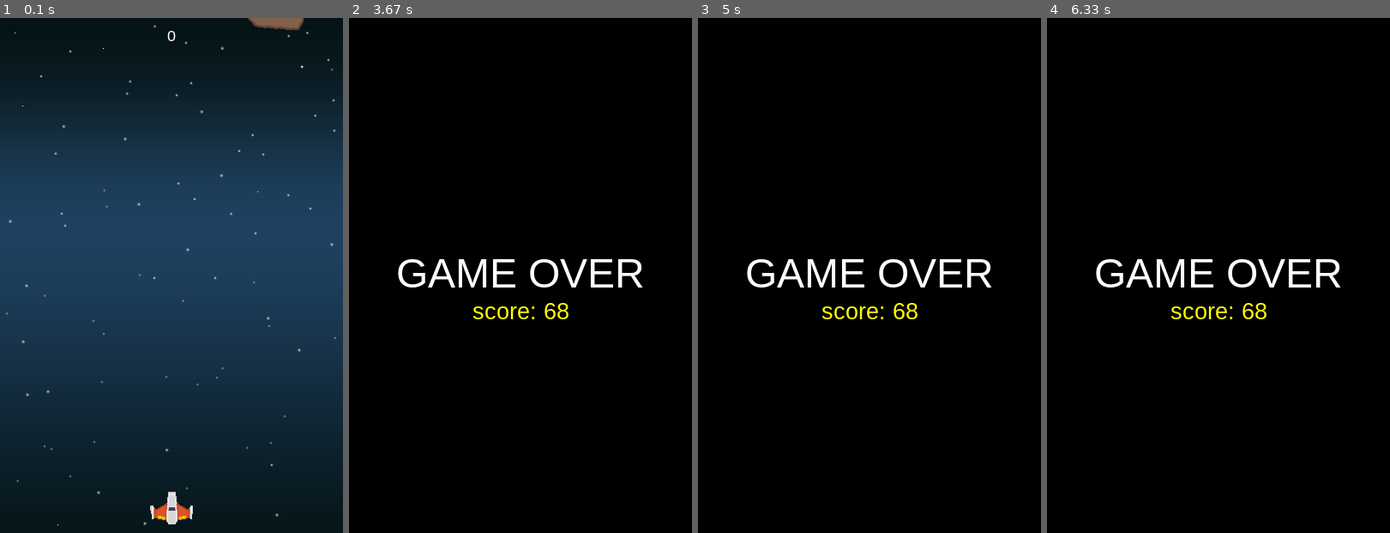
Above: before the commit, frames 1-4 (left to right).
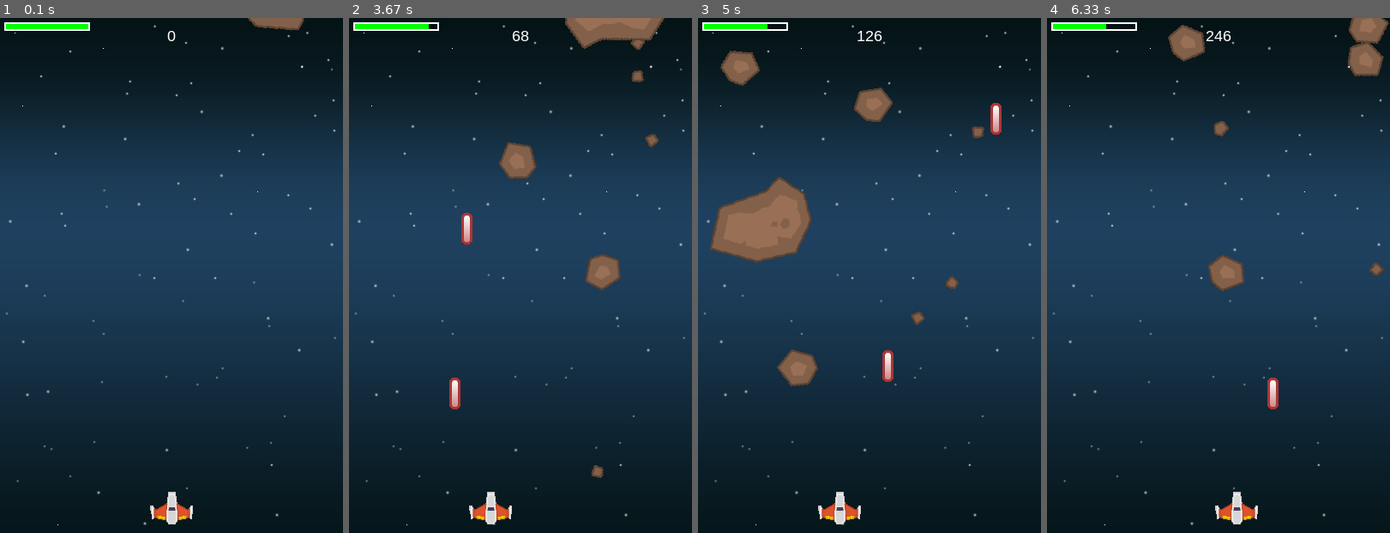
Above: after the commit, the same moments.

Repository: j-tesla/space-shooter
Game: pygame game, started from shmup.py
Two runs of this game, one before a commit and one after it. Both use one fixed random seed, a clock stepped at 60 frames per second and the inputs below.
Inputs:
- Up to frame 1 (0.1 s): no input
- Up to frame 2 (3.67 s): hold Right 0.33-0.8 s; hold Right 0.83-1.3 s; tap Space at 0.9, 1.2, 1.4, 1.7, 1.97, 2.27, 2.4, 2.7, 3.07, 3.37, 3.57 s; hold Left 1.33-1.87 s; hold Left 1.9-2.3 s; hold Right 2.33-2.97 s; hold Left 3-3.47 s; hold Right from 3.5 s (still down)
- Up to frame 3 (5 s): tap Space at 3.87, 4.07, 4.37, 4.57, 4.87 s; release Right at 3.97 s; hold Right 4-4.47 s; hold Left from 4.5 s (still down)
- Up to frame 4 (6.33 s): release Left at 5.03 s; hold Left 5.07-5.47 s; tap Space at 5.13, 5.43, 5.57, 5.87, 6.23 s; hold Right 5.5-6.13 s; hold Left from 6.17 s (still down)

The runs differ from the first frame. In frame 1, 0.4% of the frame differs, in the area x 1-27%, y 0-3%; in frame 2, 97%, in the area x 0-100%, y 0-100%; in frame 3, 96%; in frame 4, 97%.

Commit message:
:sparkles: added music

Diff:
--- a/shmup.py
+++ b/shmup.py
@@ -1,4 +1,8 @@
 # Shoot'em up
+
+# Art: Kenny <https://opengameart.org/users/kenney>
+# Music: Frozen Jam by tgfcoder <https://twitter.com/tgfcoder> licensed under CC-BY-3
+
 import pygame
 import random
 import os
@@ -26,7 +30,6 @@
 screen = pygame.display.set_mode((WIDTH, HEIGHT))
 pygame.display.set_caption('Shoot\'em up!!')
 clock = pygame.time.Clock()
-score = 0
 font_name = pygame.font.match_font('arial')
 
 
@@ -36,6 +39,24 @@
     text_rect = text_suface.get_rect()
     text_rect.midtop = (x, y)
     surf.blit(text_suface, text_rect)
+
+
+def spawn_new_mob():
+    m = Mob()
+    all_sprites.add(m)
+    mobs.add(m)
+
+
+def draw_shield_bar(surf, x, y, percentage):
+    if percentage <= 0:
+        percentage = 0
+    bar_length = 100
+    bar_height = 10
+    filled = percentage / 100 *bar_length
+    outline_rect = pygame.Rect(x, y, bar_length, bar_height)
+    filled_rect = pygame.Rect(x, y, filled, bar_height)
+    pygame.draw.rect(surf, GREEN, filled_rect)
+    pygame.draw.rect(surf, WHITE, outline_rect, 2)
 
 
 class Player(pygame.sprite.Sprite):
@@ -45,6 +66,7 @@
         self.image.set_colorkey(BLACK)
         self.rect = self.image.get_rect()
         self.radius = 20
+        self.shield = 100
         # pygame.draw.circle(self.image, YELLOW, self.rect.center, self.radius)
         self.rect.centerx = WIDTH / 2
         self.rect.bottom = HEIGHT - 10
@@ -146,6 +168,8 @@
 expl_snds = []
 for expl in ['expl3.wav', 'expl6.wav']:
     expl_snds.append(pygame.mixer.Sound(os.path.join(snd_dir, expl)))
+pygame.mixer.music.load(os.path.join(snd_dir, 'tgfcoder-FrozenJam-SeamlessLoop.ogg'))
+pygame.mixer.music.set_volume(0.4)
 
 all_sprites = pygame.sprite.Group()
 mobs = pygame.sprite.Group()
@@ -156,6 +180,9 @@
     m = Mob()
     all_sprites.add(m)
     mobs.add(m)
+
+score = 0
+pygame.mixer.music.play(loops=-1)
 
 # Game loop
 running = True
@@ -180,22 +207,27 @@
     for hit in hits:
         score += int((70 - hit.radius) / 2)
         random.choice(expl_snds).play()
-        m = Mob()
-        all_sprites.add(m)
-        mobs.add(m)
+        spawn_new_mob()
 
     # check mob player collision
-    hits = pygame.sprite.spritecollide(player, mobs, False, pygame.sprite.collide_circle)
-    if hits:
-        running = False
+    hits = pygame.sprite.spritecollide(player, mobs, True, pygame.sprite.collide_circle)
+    for hit in hits:
+        player.shield -= hit.radius * 2
+        if player.shield <= 0:
+            running = False
+        else:
+            spawn_new_mob()
 
     # Draw / render
     screen.fill(BLACK)
     screen.blit(background, background_rect)
     all_sprites.draw(screen)
     draw_text(screen, str(score), 18, WIDTH/2, 10)
+    draw_shield_bar(screen, 5, 5, player.shield)
     # *after* drawing everything, flip the display
     pygame.display.flip()
+
+pygame.mixer.music.stop()
 
 # Game over screen
 running = True
Not shown, added: snd/tgfcoder-FrozenJam-SeamlessLoop.ogg
